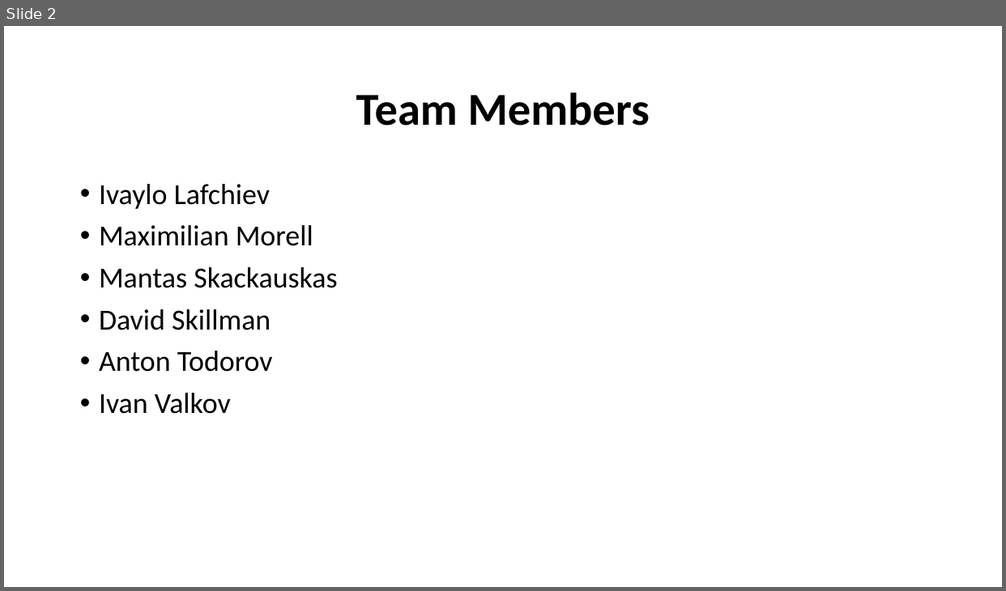
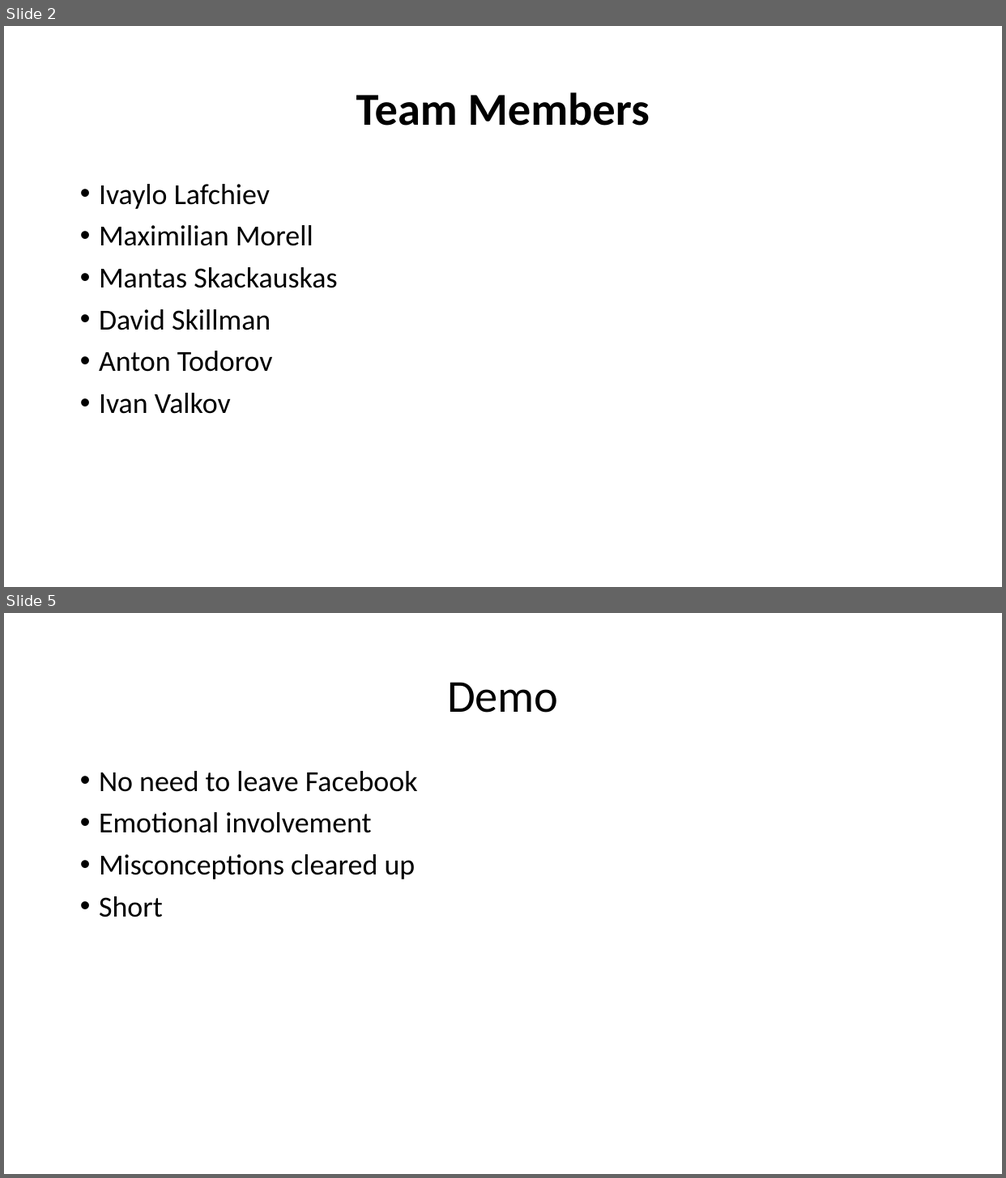
Before and after one commit to Ldn2016/team-8, a slide deck: presentation/presentation.pptx. Shown one above the other, each under a label of ours: slide 2 before the commit, slides 2 and 5 after it; the slides between them are not shown. The pictures are 1006x591 and 1006x1178 pixels, drawn with LibreOffice and Linux fonts; fonts in the diff are those of the drawing; background and template pictures are left out. Boxes give left, top, right and bottom in pixels: in the first picture for what was removed or moved away, otherwise in the second. Text is boxed around its words. In the diff, an @@ line names an element or a change of style, - is before the commit and + after.

```diff
--- a/presentation/presentation.pptx
+++ b/presentation/presentation.pptx
@@ slide 5 added at [4,613,1002,1174], background picture (left out) @@
@@ title added at [447,682,559,713], 44 pt, text #000000 @@
+Demo
@@ text added at [99,771,418,918], 28 pt, text #000000 @@
+• No need to leave Facebook
+• Emotional involvement
+• Misconceptions cleared up
+• Short
```
Also in this commit, not shown: 2 other slides added.
